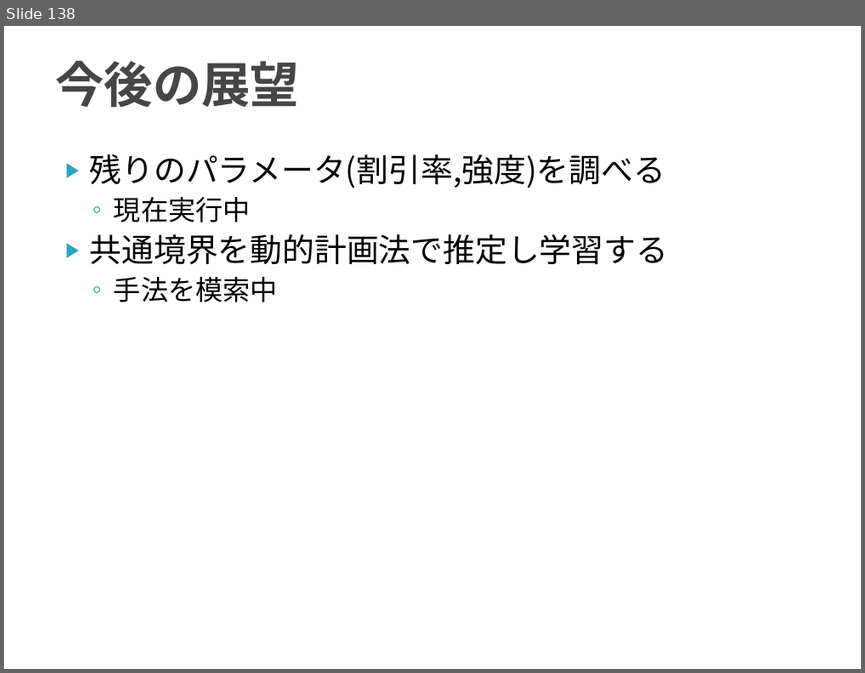
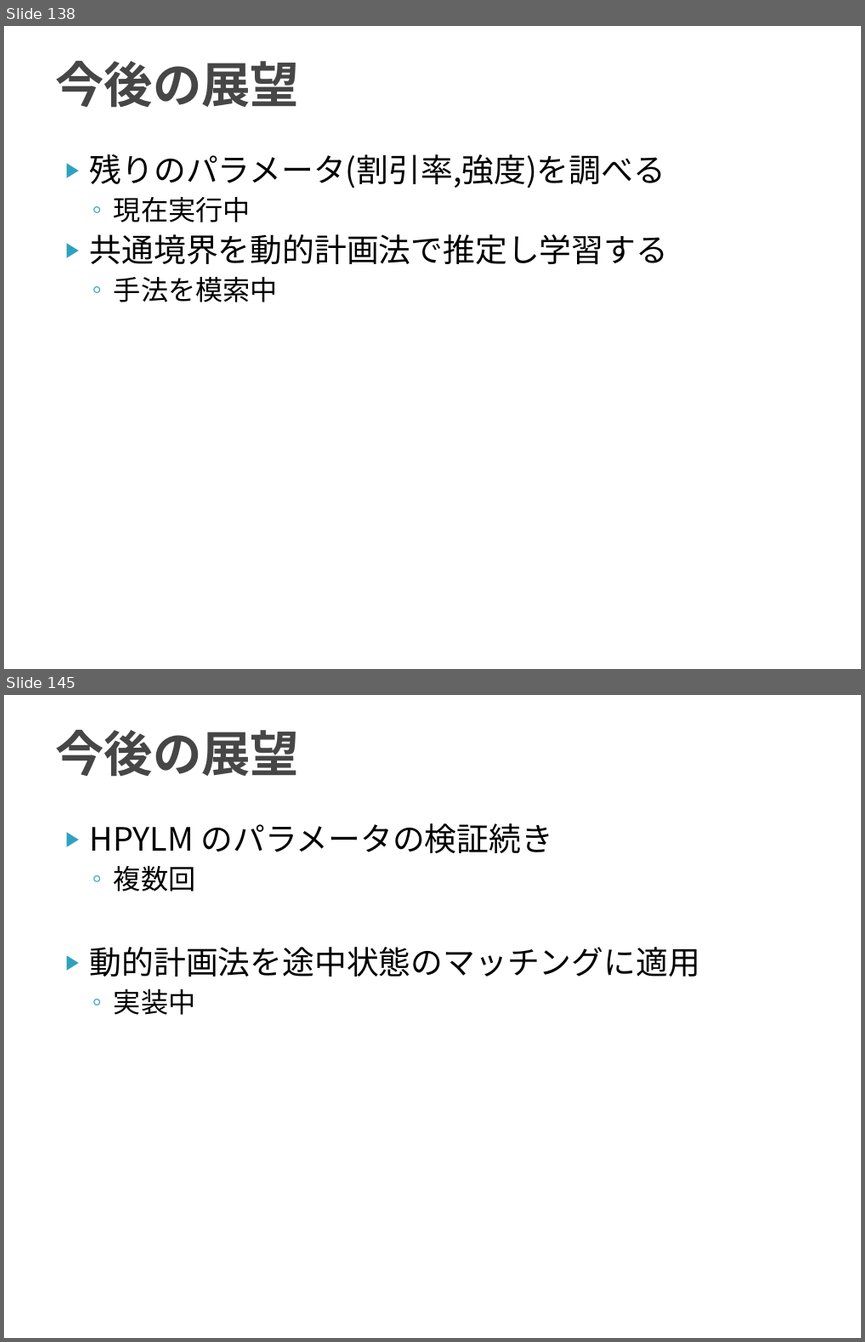
Before and after one commit to TetsuyaKomota/MyMasterStudies, a slide deck: slides/discussion2016.pptx. Shown one above the other, each under a label of ours: slide 138 before the commit, slides 138 and 145 after it; the slides between them are not shown. The pictures are 865x673 and 865x1342 pixels, drawn with LibreOffice and Linux fonts; fonts in the diff are those of the drawing. Boxes give left, top, right and bottom in pixels: in the first picture for what was removed or moved away, otherwise in the second. Text is boxed around its words. In the diff, an @@ line names an element or a change of style, - is before the commit and + after.

```diff
--- a/slides/discussion2016.pptx
+++ b/slides/discussion2016.pptx
@@ slide 145 added at [4,695,861,1338], background #FFFFFF @@
@@ title added at [55,730,299,777], 41 pt, text #464646, bold @@
+今後の展望
@@ text added at [90,823,700,1015], 27 pt, text #000000 @@
+▶ HPYLM のパラメータの検証続き
+  ◦ 複数回
+▶ 動的計画法を途中状態のマッチングに適用
+  ◦ 実装中
```
Also in this commit, not shown: 6 other slides added, 4 other files.
